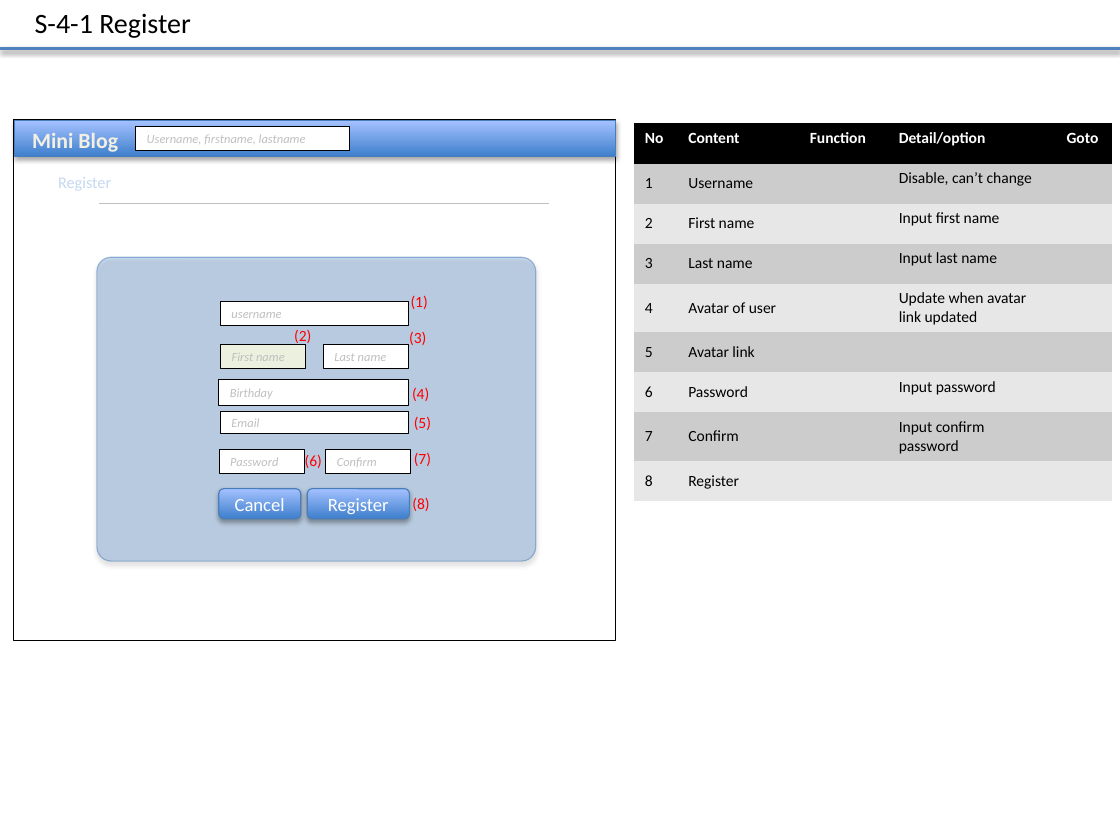
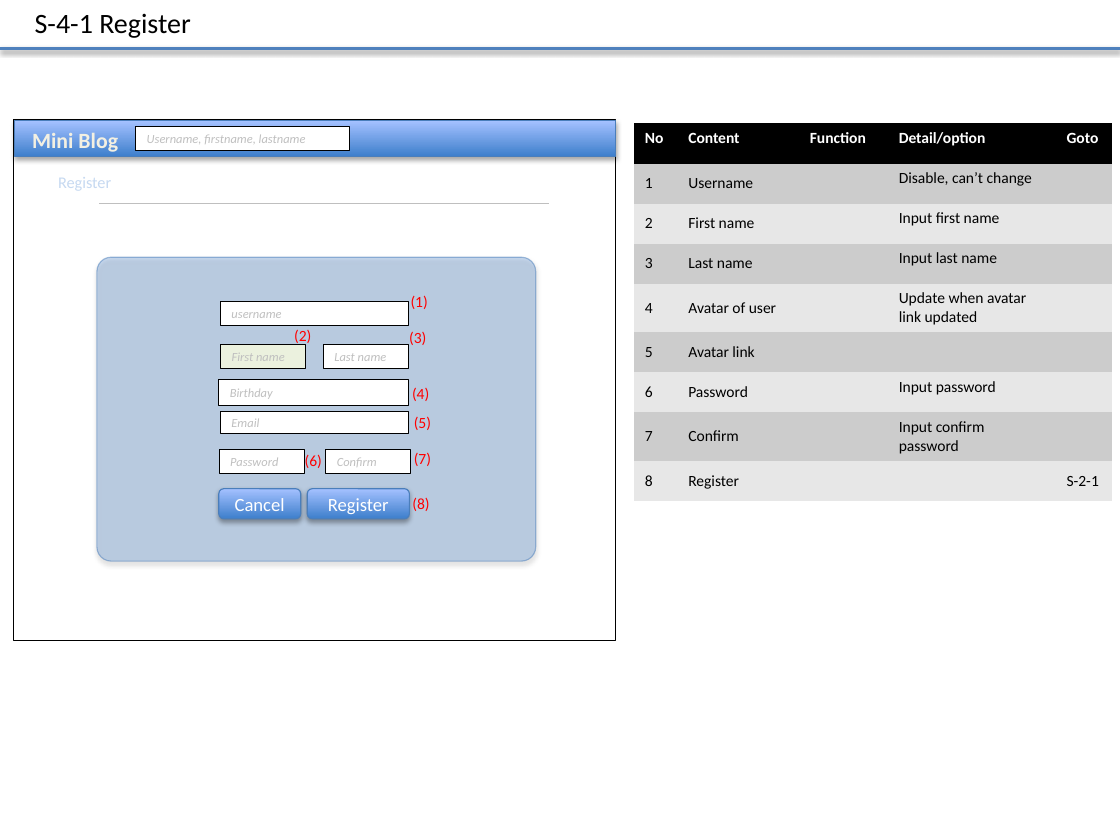
Before and after one commit to Mulodo-Java-Training/miniblog-nguyen.viet, a slide deck: slide 13 of doc/frontend/wireframe/TRN-MiniBlog_WireframeDesign_Nguyen.Viet.pptx. Drawn at 1120x840 pixels with LibreOffice and Linux fonts; fonts in the diff are those of the drawing; background and template pictures are left out. Boxes give left, top, right and bottom in pixels: in the first picture for what was removed or moved away, otherwise in the second. Text is boxed around its words. In the diff, an @@ line names an element or a change of style, - is before the commit and + after.

```diff
--- a/doc/frontend/wireframe/TRN-MiniBlog_WireframeDesign_Nguyen.Viet.pptx
+++ b/doc/frontend/wireframe/TRN-MiniBlog_WireframeDesign_Nguyen.Viet.pptx
@@ table at [634,123,1112,501] @@
-row 9, column 5: 
+row 9, column 5: S-2-1
```
Also in this commit, not shown: 5 other slides changed.
